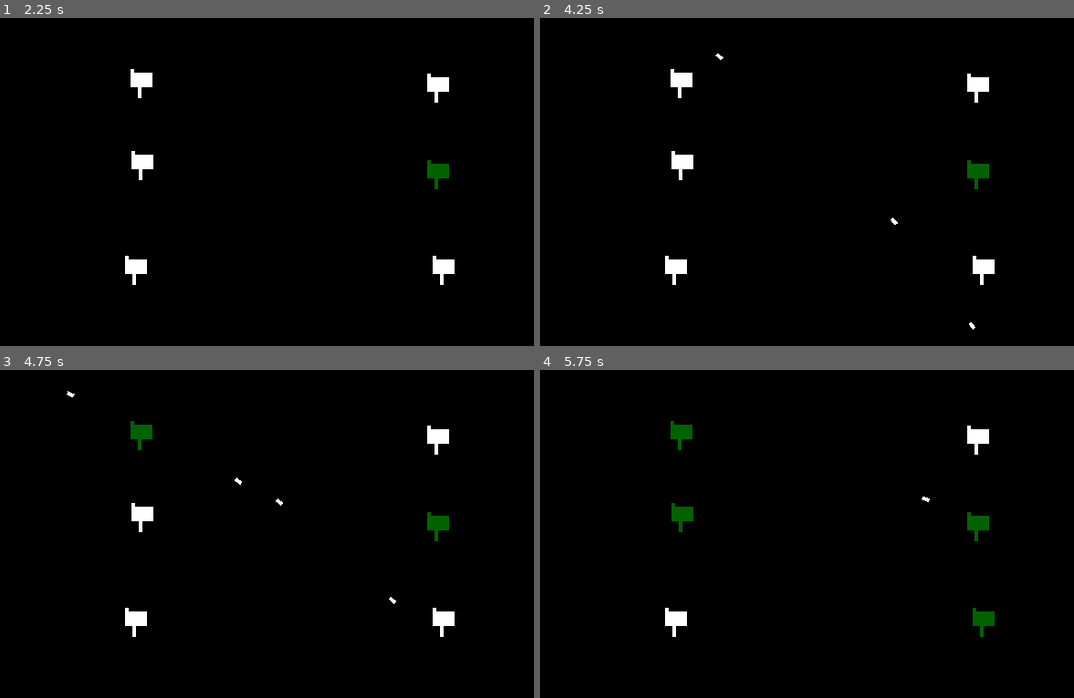
Above: before the commit, frames 1-4 (two rows, left to right).
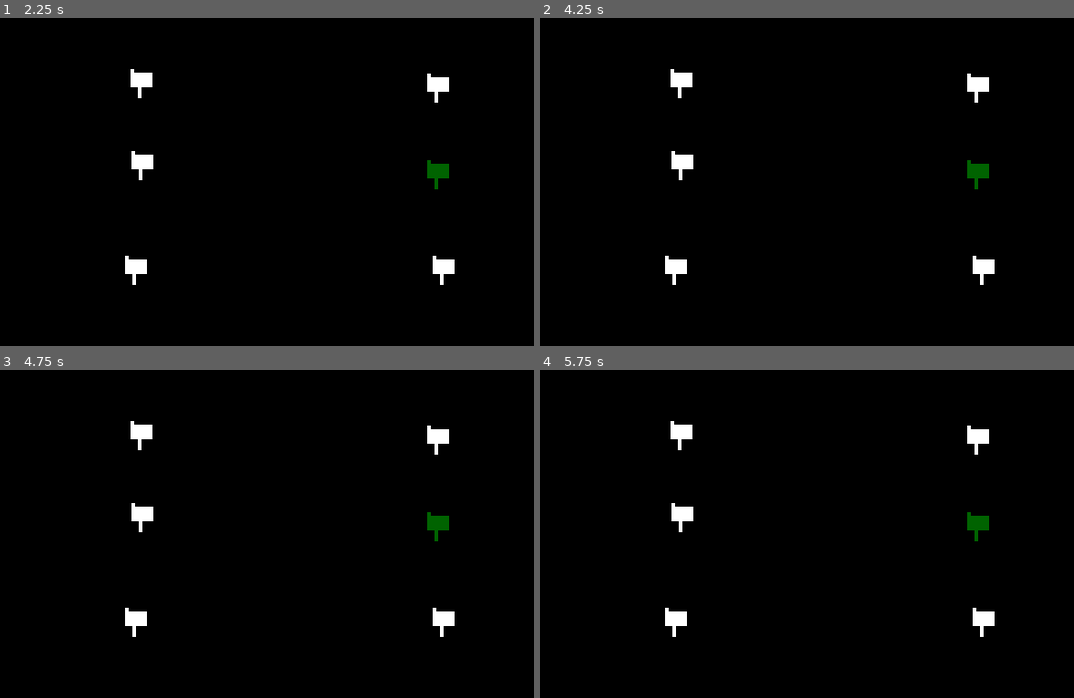
Above: after the commit, the same moments.

Repository: granumignis/PaperDelivery2000
Game: Godot game, scene res://Level00.tscn
The game is run twice, just before and just after one commit, with the same random seed, the same clock (stepped at 60 frames per second) and the same inputs.
Inputs (mouse positions are in pixels of both pictures, inside the frame that each line leads up to):
- Up to frame 1 (2.25 s): tap Enter (ui_accept) at 0.5, 0.6, 0.77, 1.07, 1.35, 1.52, 1.82, 2.1 s; move the mouse to (261, 247) at 0.52 s; hold Up (ui_up) 0.53-2.03 s; move the mouse to (469, 231) at 1.27 s; move the mouse to (117, 132) at 2.02 s; hold Left (ui_left) from 2.03 s (still down)
- Up to frame 2 (4.25 s): move the mouse to (860, 182) at 2.77 s; tap Enter (ui_accept) at 2.85, 3.02, 3.32, 3.5, 3.6, 3.77, 4.07 s; move the mouse to (742, 100) at 3.52 s; release Left (ui_left) at 3.53 s; hold Down (ui_down) from 3.53 s (still down)
- Up to frame 3 (4.75 s): move the mouse to (421, 517) at 4.27 s; release Down (ui_down) at 4.28 s; hold Right (ui_right) from 4.28 s (still down); tap Enter (ui_accept) at 4.35, 4.52 s
- Up to frame 4 (5.75 s): tap Enter (ui_accept) at 4.82, 5.1 s; move the mouse to (716, 550) at 5.02 s; release Right (ui_right) at 5.03 s; hold Up (ui_up) from 5.03 s (still down)

Frame 1 is identical in both runs. In frame 2, less than 0.1% of the frame differs, in the area x 32-82%, y 10-95%; in frame 3, 0.3%; in frame 4, 0.7%, in the area x 24-86%, y 15-82%.

Commit message:
Added 'Ammo' Limit (Number of Newspapers)

Diff:
--- a/PaperBoy.gd
+++ b/PaperBoy.gd
@@ -1,10 +1,11 @@
 extends Node2D
 
-const Newspaper = preload("res://Objects/Newspaper.tscn")
+const Newspaper = preload("res://Objects/NewsPaper.tscn")
 
 var moving = false
 export(int) var SPEED = 157
 export(int) var THROW_SPEED = 157
+export(int) var AMMO = 6
 
 onready var sprite = $Sprite
 onready var aim_visual = $"Sprite/aim-visual"
@@ -25,10 +26,15 @@
 		throw_newspaper()
 
 func throw_newspaper():
-	var newspaper = Utils.instance_scene_on_main(Newspaper, aim_visual.global_position)
-	newspaper.velocity = Vector2.RIGHT.rotated(aim_visual.rotation) * THROW_SPEED
-	newspaper.velocity.x *= sprite.scale.x
-	newspaper.rotation = newspaper.velocity.angle()
+	if AMMO >= 1:
+		var newspaper = Utils.instance_scene_on_main(Newspaper, aim_visual.global_position)
+		newspaper.velocity = Vector2.RIGHT.rotated(aim_visual.rotation) * THROW_SPEED
+		newspaper.velocity.x *= sprite.scale.x
+		newspaper.rotation = newspaper.velocity.angle()
+		AMMO = AMMO - 1
+		print("CURRENT AMMO: "+ str(AMMO))
+	else:
+		print("OUT OF NEWSPAPERS")
 
 func move(xspeed, yspeed, delta):
 	position.x += xspeed * delta
--- a/project.godot
+++ b/project.godot
@@ -27,8 +27,8 @@
 
 window/size/width=160
 window/size/height=90
-window/size/test_width=640
-window/size/test_height=360
+window/size/test_width=1280
+window/size/test_height=720
 window/stretch/mode="2d"
 window/stretch/aspect="keep"
 
